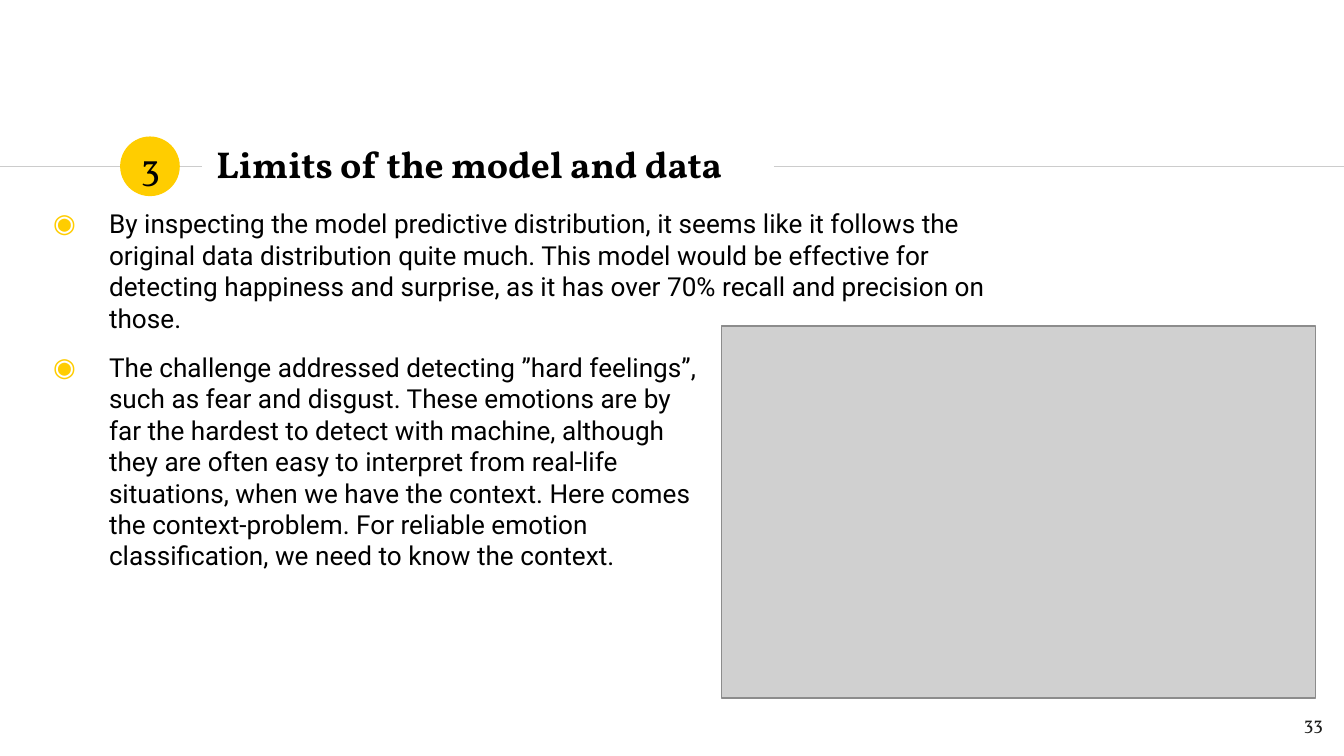
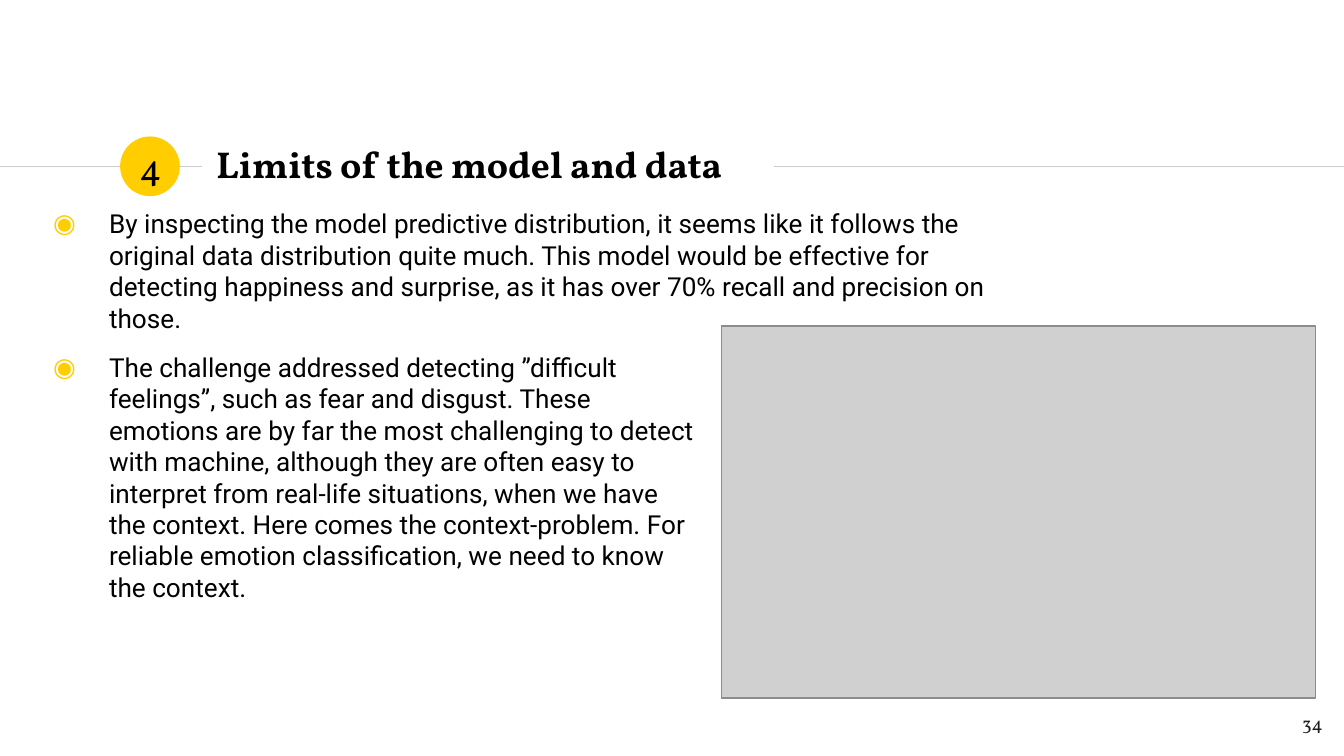
Before and after one commit to TeemuSo/Loop-Q-prize, a slide deck: slide 34 of reports/Sormunen, Teemu_Overview.pptx (slide 33 before the commit). Drawn at 1344x756 pixels with LibreOffice and Linux fonts; fonts in the diff are those of the drawing; grey boxes stand for pictures. Boxes give left, top, right and bottom in pixels: in the first picture for what was removed or moved away, otherwise in the second. Text is boxed around its words. In the diff, an @@ line names an element or a change of style, - is before the commit and + after.

```diff
--- a/reports/Sormunen, Teemu_Overview.pptx
+++ b/reports/Sormunen, Teemu_Overview.pptx
@@ text at (139,161,161,196): text changed @@
-3
+4
@@ text at (109,357,693,598): text changed @@
-◉ The challenge addressed detecting ”hard feelings”, such as fear and disgust. These emotions are by far the hardest to detect with machine, although they are often easy to interpret from real-life situations, when we have the context. Here comes the context-problem. For reliable emotion classification, we need to know the context.
+◉ The challenge addressed detecting ”difficult feelings”, such as fear and disgust. These emotions are by far the most challenging to detect with machine, although they are often easy to interpret from real-life situations, when we have the context. Here comes the context-problem. For reliable emotion classification, we need to know the context.
@@ page number at (1302,720,1323,733): text changed @@
-33
+34
```
Also in this commit, not shown: 16 other slides changed, 1 slide added.
